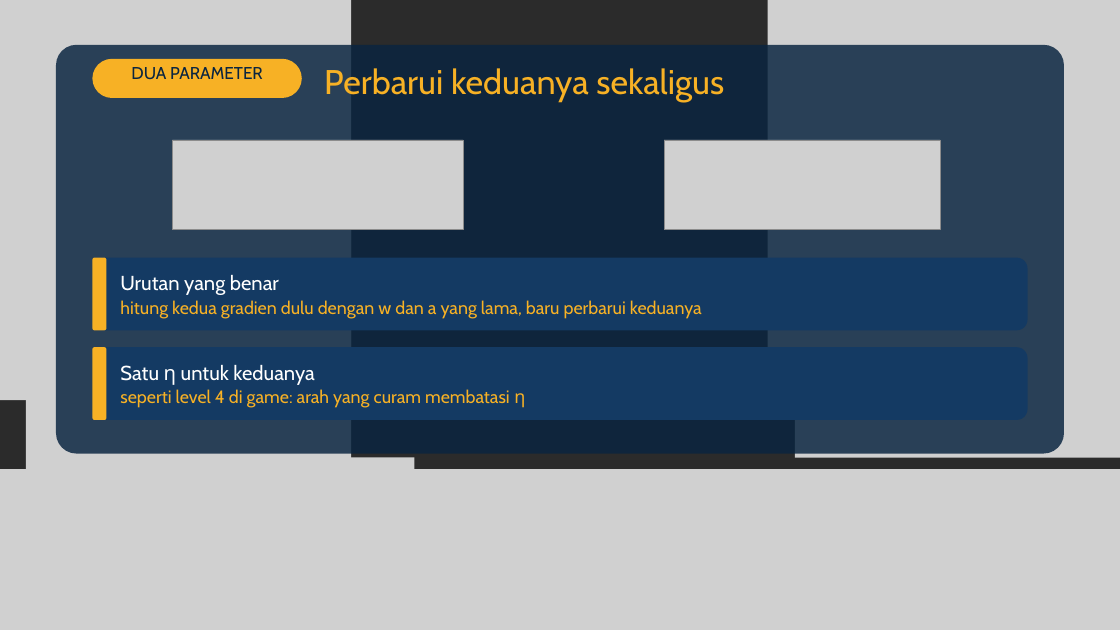
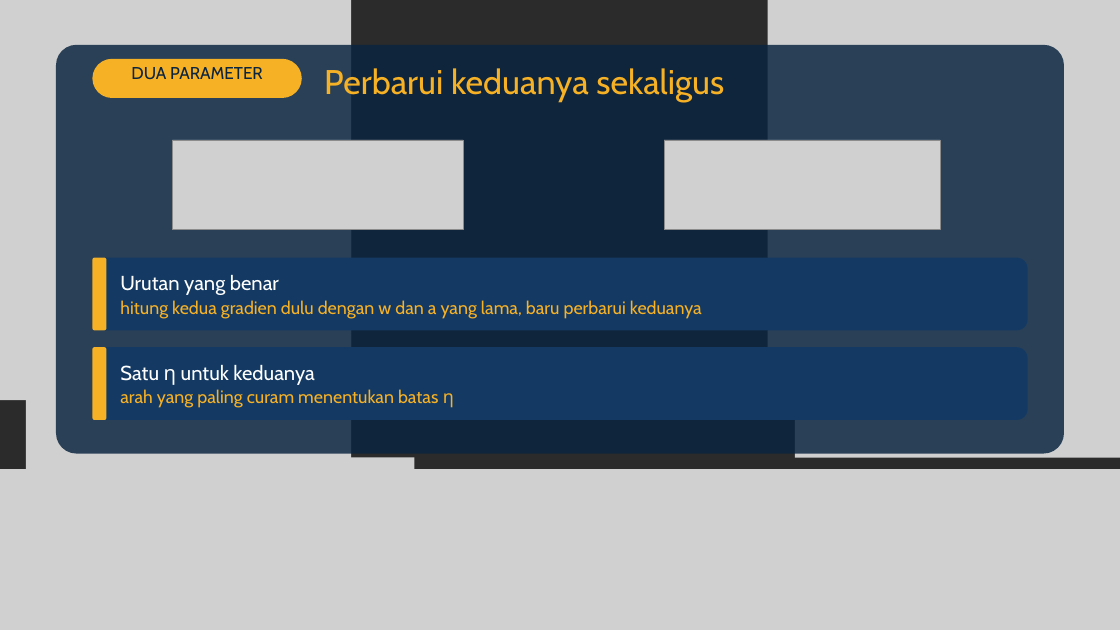
Before and after one commit to dafx7/COMPUTING-AI-ML-OPTIMIZATION, a slide deck: slide 16 of week2/slides/Pertemuan-2-Gradient-Descent.pptx (slide 15 before the commit). Drawn at 1120x630 pixels with LibreOffice and Linux fonts; fonts in the diff are those of the drawing; grey boxes stand for pictures; background and template pictures are left out; a plain dark background stands for a picture behind light text. Boxes give left, top, right and bottom in pixels: in the first picture for what was removed or moved away, otherwise in the second. Text is boxed around its words. In the diff, an @@ line names an element or a change of style, - is before the commit and + after.

```diff
--- a/week2/slides/Pertemuan-2-Gradient-Descent.pptx
+++ b/week2/slides/Pertemuan-2-Gradient-Descent.pptx
@@ text at (x1=120, y1=389, x2=454, y2=408): text changed @@
-seperti level 4 di game: arah yang curam membatasi η
+arah yang paling curam menentukan batas η
```
Also in this commit, not shown: 3 other slides changed, 6 slides added, 3 slides removed, 6 other files.
